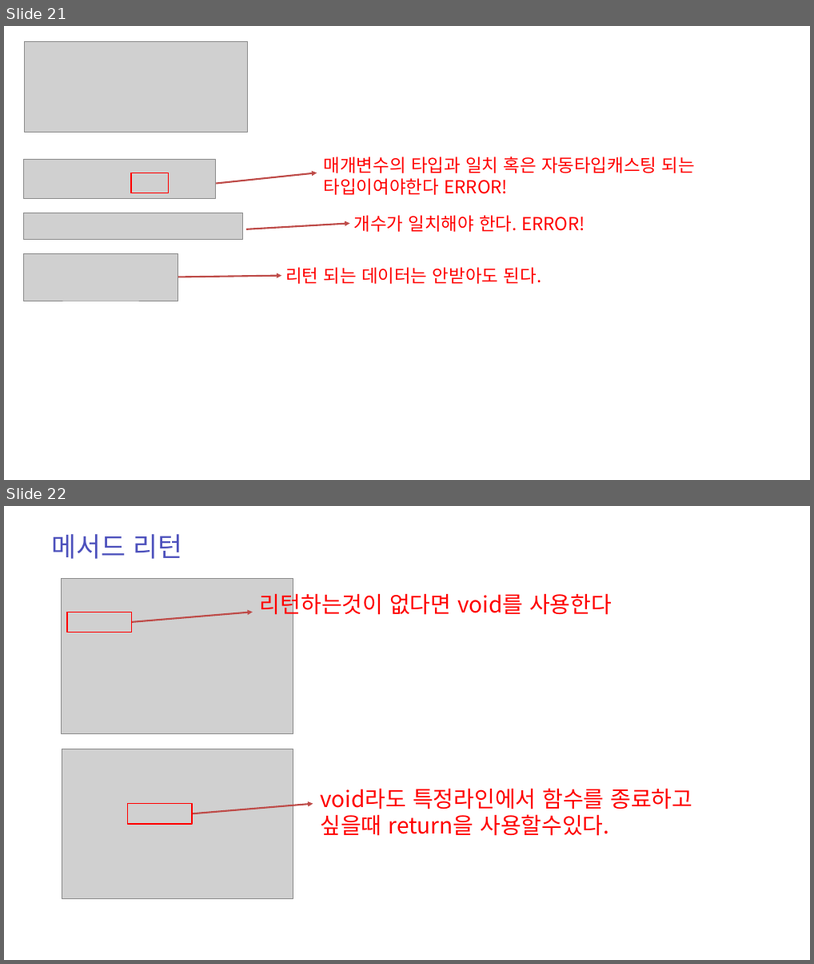
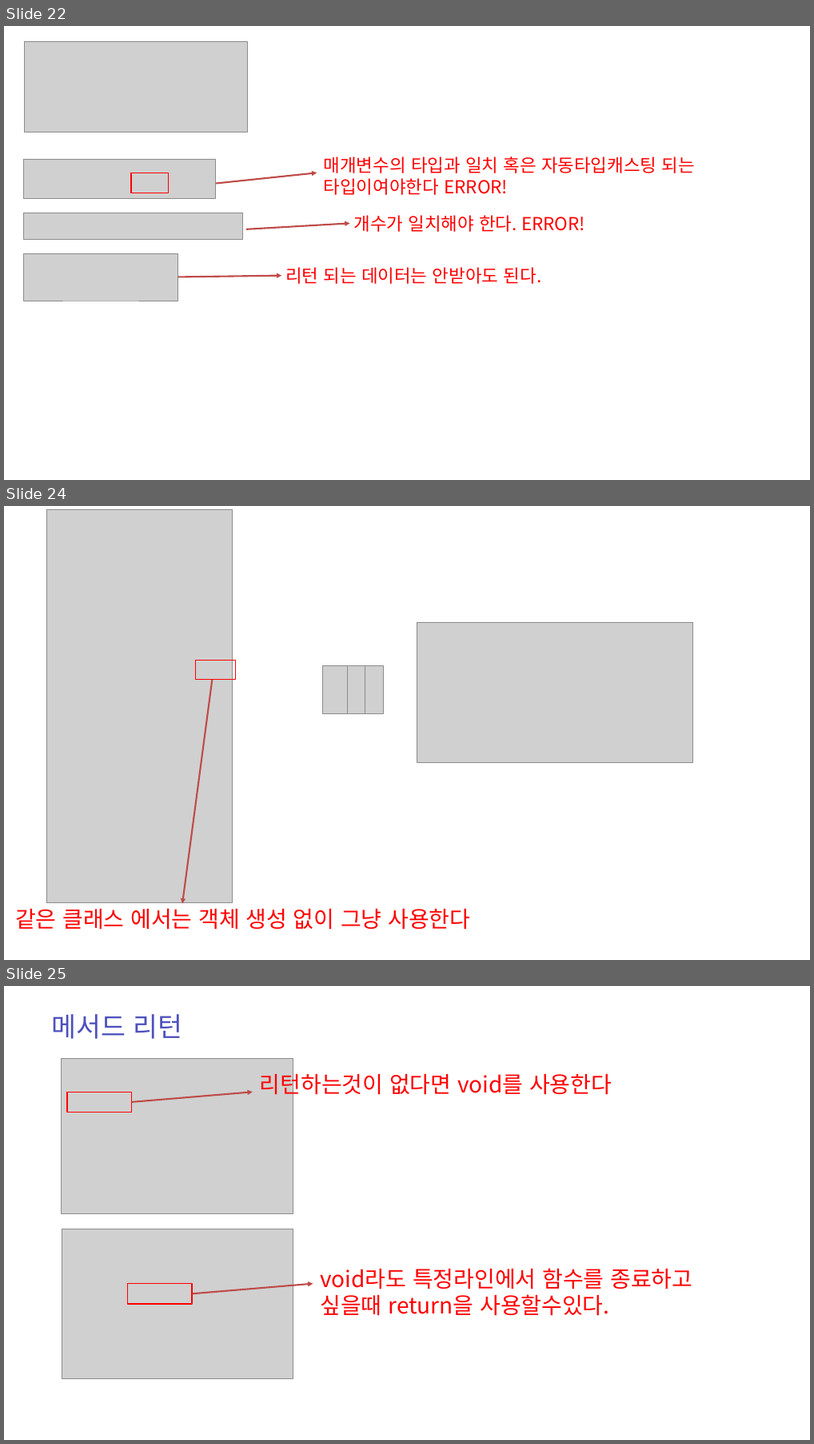
Before and after one commit to zest132/JavaLecture, a slide deck: JavaLecture/LectureFile/java 6강.pptx. Shown one above the other, each under a label of ours: slides 21 and 22 before the commit, slides 22, 24 and 25 after it; the slides between them are not shown. The pictures are 814x964 and 814x1444 pixels, drawn with LibreOffice and Linux fonts; fonts in the diff are those of the drawing; grey boxes stand for pictures. Boxes give left, top, right and bottom in pixels: in the first picture for what was removed or moved away, otherwise in the second. Text is boxed around its words. In the diff, an @@ line names an element or a change of style, - is before the commit and + after.

```diff
--- a/JavaLecture/LectureFile/java 6강.pptx
+++ b/JavaLecture/LectureFile/java 6강.pptx
@@ slide 24 added at box(4, 506, 810, 960), background #FFFFFF @@
@@ picture added at box(46, 510, 233, 903) @@
@@ picture added at box(417, 622, 694, 763) @@
@@ rectangle added at box(195, 660, 236, 679), outline #FF0000 2 pt @@
@@ picture added at box(323, 666, 347, 713) @@
@@ picture added at box(341, 666, 365, 713) @@
@@ picture added at box(359, 666, 383, 713) @@
@@ arrow added from (213, 679) to (182, 903), #BF4C48 3 pt @@
@@ text added at box(15, 908, 470, 929), 40 pt, text #FF0000 @@
+같은 클래스 에서는 객체 생성 없이 그냥 사용한다
@@ what was slide 21 is now slide 22 @@
@@ what was slide 22 is now slide 25 @@
```
Also in this commit, not shown: 3 slides changed, 9 other slides added, 3 other files.
